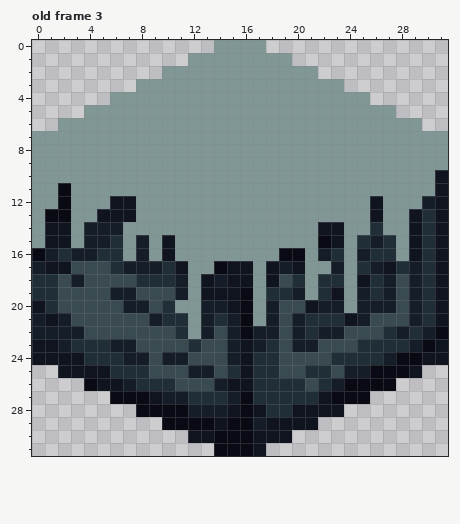
Pixel-art file -- Assets/Sprites/Iso-Tile.ase. The first picture shows the starting point.
32x32 pixels, 6 frames. Shown: old frame 3. The commit also changed other frames, which this record leaves out.
New version:
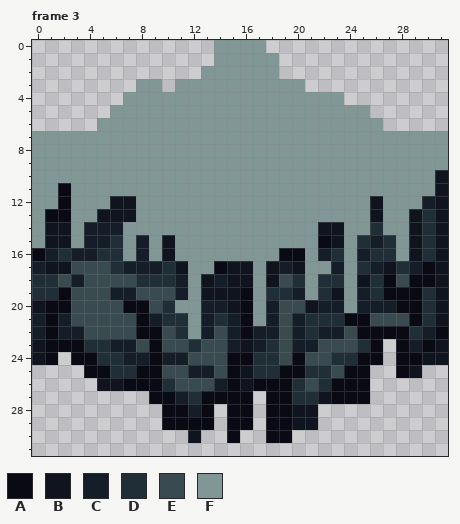
Palette (. is transparent): A #090a14  B #10141f  C #151d28  D #202e37  E #394a50  F #819796
A new or re-ordered frame is compared with the old frame closest to it.
The edit:
{"change": "frames 6 -> 9"}
{"where": "frame 3 is new; against old frame 3, layers \"Grass\", \"Block\""}
{"frame":3,"y":1,"x":12,"old":"FF","new":".."}
{"frame":3,"y":1,"x":19,"old":"F","new":"."}
{"frame":3,"y":2,"x":10,"old":"FFF","new":"..."}
{"frame":3,"y":2,"x":19,"old":"FFF","new":"..."}
{"frame":3,"y":3,"x":10,"old":"F","new":"."}
{"frame":3,"y":3,"x":21,"old":"FFF","new":"..."}
{"frame":3,"y":4,"x":6,"old":"F","new":"."}
{"frame":3,"y":4,"x":24,"old":"FF","new":".."}
{"frame":3,"y":5,"x":4,"old":"FF","new":".."}
{"frame":3,"y":5,"x":26,"old":"FF","new":".."}
{"frame":3,"y":6,"x":2,"old":"FFF","new":"..."}
{"frame":3,"y":6,"x":27,"old":"FFF","new":"..."}
{"frame":3,"y":17,"x":30,"old":"D","new":"A"}
{"frame":3,"y":18,"x":27,"old":"C","new":"A"}
{"frame":3,"y":18,"x":29,"old":"CD","new":"AA"}
{"frame":3,"y":19,"x":2,"old":"E","new":"A"}
{"frame":3,"y":19,"x":27,"old":"CEC","new":"AAA"}
{"frame":3,"y":20,"x":1,"old":"DE","new":"AA"}
{"frame":3,"y":20,"x":7,"old":"CC","new":"AA"}
{"frame":3,"y":20,"x":28,"old":"EC","new":"AA"}
{"frame":3,"y":21,"x":1,"old":"B","new":"A"}
{"frame":3,"y":21,"x":8,"old":"E","new":"A"}
{"frame":3,"y":21,"x":24,"old":"BC","new":"AA"}
{"frame":3,"y":21,"x":29,"old":"C","new":"A"}
{"frame":3,"y":22,"x":1,"old":"C","new":"A"}
{"frame":3,"y":22,"x":8,"old":"EE","new":"AA"}
{"frame":3,"y":22,"x":25,"old":"EEDC","new":"AAAA"}
{"frame":3,"y":23,"x":1,"old":"BCD","new":"AAA"}
{"frame":3,"y":23,"x":9,"old":"E","new":"A"}
{"frame":3,"y":23,"x":26,"old":"DDD","new":"A.A"}
{"frame":3,"y":24,"x":1,"old":"BBBD","new":"A.AA"}
{"frame":3,"y":24,"x":9,"old":"E","new":"A"}
{"frame":3,"y":24,"x":15,"old":"CB","new":"AA"}
{"frame":3,"y":24,"x":20,"old":"E","new":"A"}
{"frame":3,"y":24,"x":25,"old":"DDC","new":"AA."}
{"frame":3,"y":25,"x":2,"old":"BBBB","new":"..AA"}
{"frame":3,"y":25,"x":8,"old":"DE","new":"AA"}
{"frame":3,"y":25,"x":15,"old":"D","new":"A"}
{"frame":3,"y":25,"x":19,"old":"EE","new":"AA"}
{"frame":3,"y":25,"x":24,"old":"CCAA","new":"AA.."}
{"frame":3,"y":26,"x":4,"old":"A","new":"."}
{"frame":3,"y":26,"x":7,"old":"CDD","new":"AAA"}
{"frame":3,"y":26,"x":15,"old":"B","new":"A"}
{"frame":3,"y":26,"x":17,"old":"DDD","new":"AAA"}
{"frame":3,"y":26,"x":23,"old":"C","new":"A"}
{"frame":3,"y":26,"x":26,"old":"AA","new":".."}
{"frame":3,"y":27,"x":6,"old":"AAABC","new":"...AA"}
{"frame":3,"y":27,"x":13,"old":"DDC","new":"AAA"}
{"frame":3,"y":27,"x":17,"old":"DDD","new":".AA"}
{"frame":3,"y":28,"x":8,"old":"AA","new":".."}
{"frame":3,"y":28,"x":13,"old":"CCB","new":"A.A"}
{"frame":3,"y":28,"x":17,"old":"BDD","new":".AA"}
{"frame":3,"y":28,"x":22,"old":"BB","new":".."}
{"frame":3,"y":29,"x":14,"old":"B","new":"."}
{"frame":3,"y":29,"x":17,"old":"CBB","new":".AA"}
{"frame":3,"y":30,"x":13,"old":"BA","new":".."}
{"frame":3,"y":30,"x":16,"old":"ABBB","new":"..AA"}
{"frame":3,"y":31,"x":14,"old":"AAAB","new":"...."}
{"label":"erased","picture_box":[58,53,214,131]}
{"label":"erased","picture_box":[279,53,422,131]}
{"label":"changed","picture_box":[45,261,435,456]}
